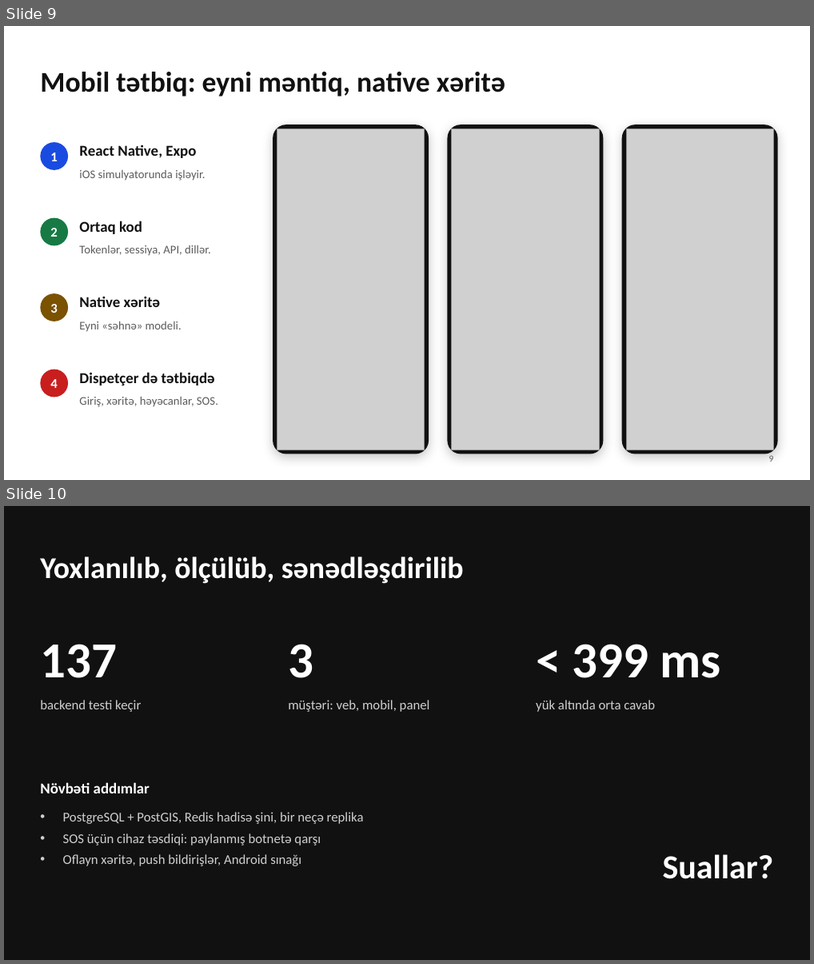
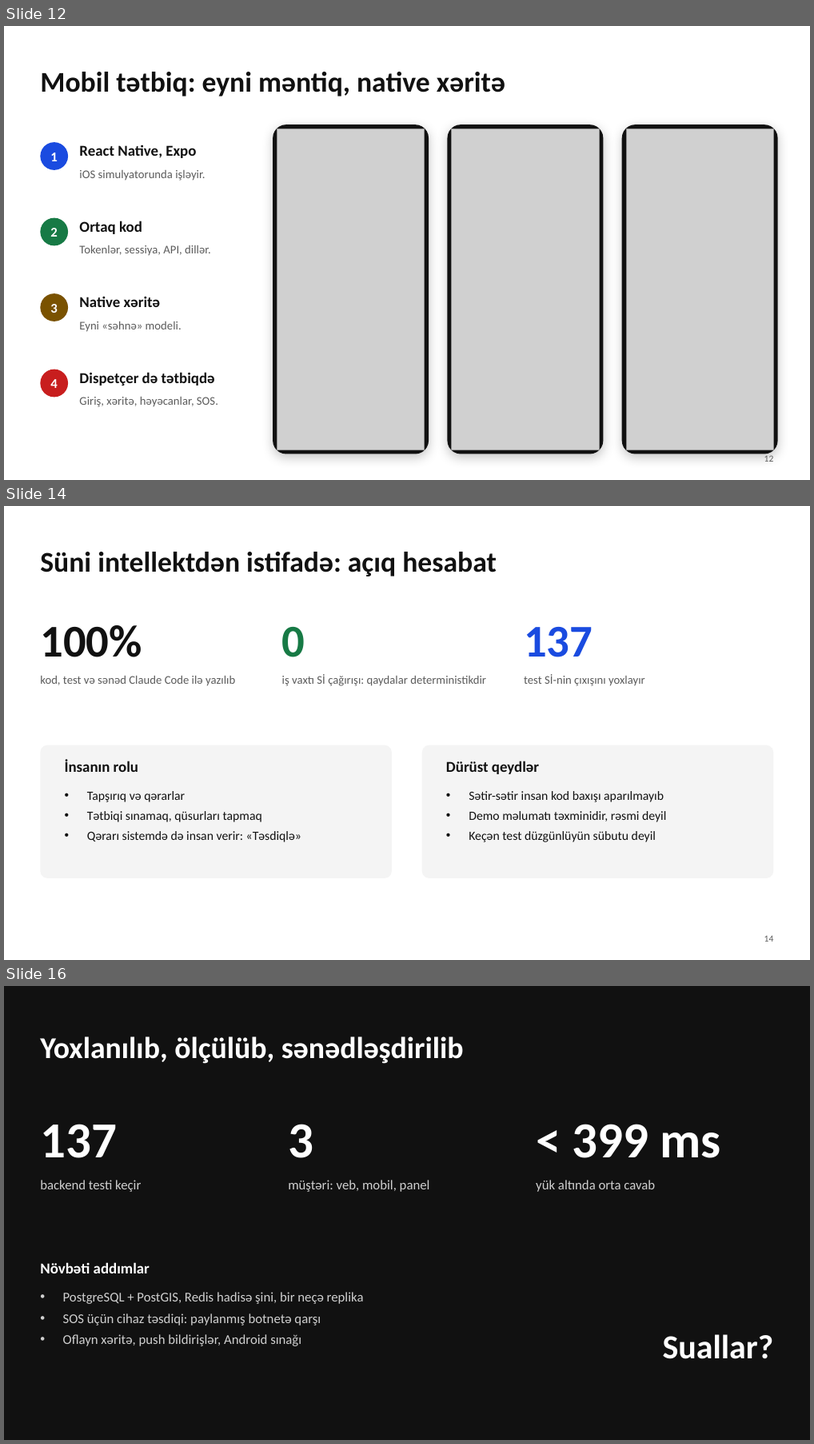
Before and after one commit to rovsenrza/Urban-Crisis-Crowd-Evacuation-Engine, a slide deck: docs/presentation/evakuasiya-mudafie.pptx. Shown one above the other, each under a label of ours: slides 9 and 10 before the commit, slides 12, 14 and 16 after it; the slides between them are not shown. The pictures are 814x964 and 814x1444 pixels, drawn with LibreOffice and Linux fonts; fonts in the diff are those of the drawing; grey boxes stand for pictures. Boxes give left, top, right and bottom in pixels: in the first picture for what was removed or moved away, otherwise in the second. Text is boxed around its words. In the diff, an @@ line names an element or a change of style, - is before the commit and + after.

```diff
--- a/docs/presentation/evakuasiya-mudafie.pptx
+++ b/docs/presentation/evakuasiya-mudafie.pptx
@@ slide 14 added at (4,506,810,960), background #FFFFFF @@
@@ title added at (40,552,497,576), 34 pt, text #111111, bold @@
+Süni intellektdən istifadə: açıq hesabat
@@ text added at (40,625,142,657), 54 pt, text #111111, bold @@
+100%
@@ text added at (282,627,306,657), 54 pt, text #177A45, bold @@
+0
@@ text added at (524,627,593,657), 54 pt, text #1A4BE0, bold @@
+137
@@ text added at (40,676,235,686), 14 pt, text #5C5C5C @@
+kod, test və sənəd Claude Code ilə yazılıb
@@ text added at (282,674,486,686), 14 pt, text #5C5C5C @@
+iş vaxtı Sİ çağırışı: qaydalar deterministikdir
@@ text added at (524,674,646,686), 14 pt, text #5C5C5C @@
+test Sİ-nin çıxışını yoxlayır
@@ rounded rectangle added at (40,745,392,878), fill #F4F4F4 @@
@@ rounded rectangle added at (422,745,774,878), fill #F4F4F4 @@
@@ text added at (65,760,138,772), 18 pt, text #111111, bold @@
+İnsanın rolu
@@ text added at (446,760,539,774), 18 pt, text #111111, bold @@
+Dürüst qeydlər
@@ text added at (87,791,302,842), 15 pt, text #111111 @@
+• Tapşırıq və qərarlar
+• Tətbiqi sınamaq, qüsurları tapmaq
+• Qərarı sistemdə də insan verir: «Təsdiqlə»
@@ text added at (469,791,666,842), 15 pt, text #111111 @@
+• Sətir-sətir insan kod baxışı aparılmayıb
+• Demo məlumatı təxminidir, rəsmi deyil
+• Keçən test düzgünlüyün sübutu deyil
@@ page number added at (765,935,774,941), 11 pt, text #5C5C5C @@
+14
@@ what was slide 9 is now slide 12 @@
@@ page number at (765,453,774,461): text changed @@
-9
+12
@@ what was slide 10 is now slide 16 @@
```
Also in this commit, not shown: 1 slide changed, 5 other slides added, 1 other file.
